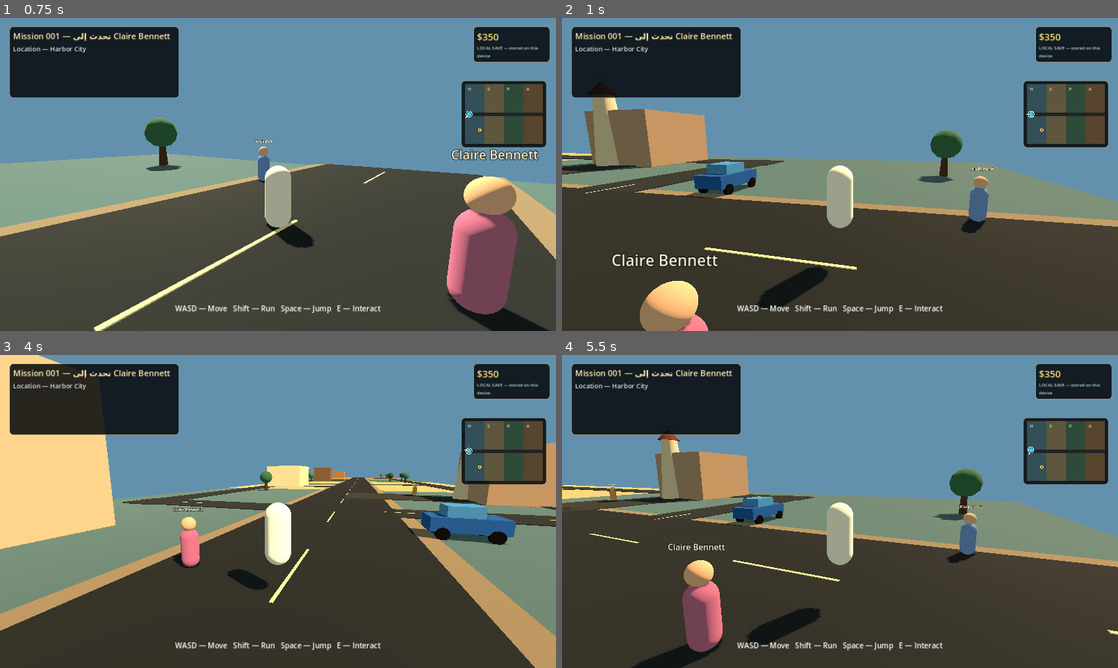
Above: before the commit, frames 1-4 (two rows, left to right).
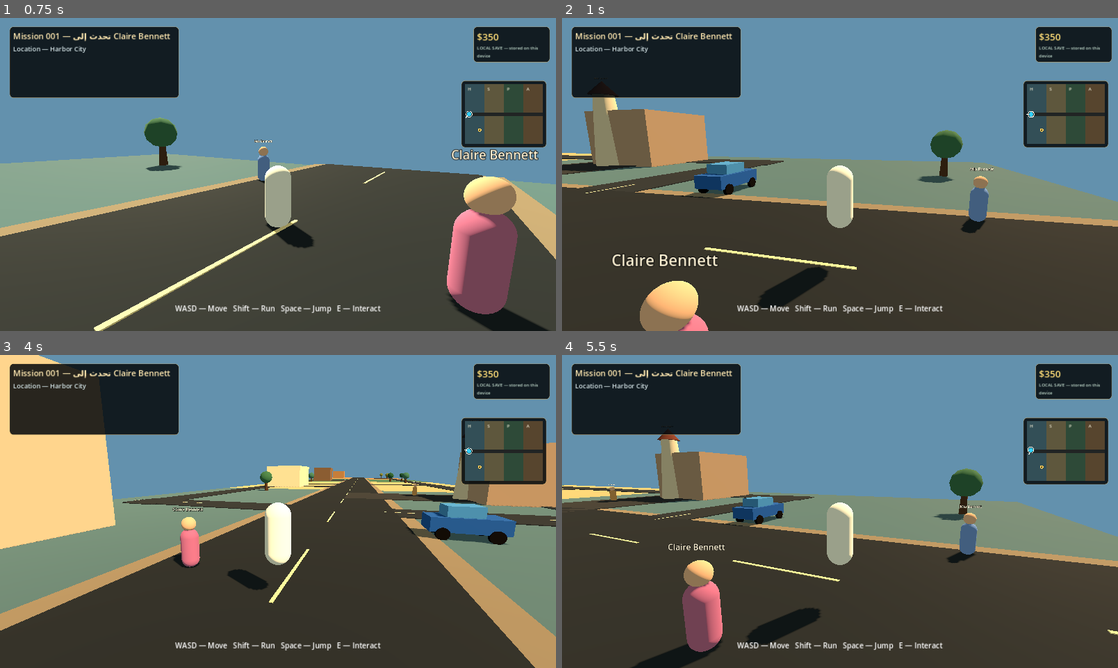
Above: after the commit, the same moments.

Repository: dzdfast-art/GTA-GHIBLI
Game: Godot game, scene res://scenes/main.tscn
The game is run twice, just before and just after one commit, with the same random seed, the same clock (stepped at 60 frames per second) and the same inputs.
Inputs (mouse positions are in pixels of both pictures, inside the frame that each line leads up to):
- Up to frame 1 (0.75 s): tap Enter at 0.5 s; move the mouse to (400, 158) at 0.52 s; hold D (move_right) from 0.53 s (still down); hold E (interact) from 0.53 s (still down); click (400, 158) at 0.67 s
- Up to frame 2 (1 s): keep holding D (move_right); keep holding E (interact); tap Space (jump) at 0.77 s
- Up to frame 3 (4 s): release D (move_right) at 1.25 s; release E (interact) at 1.25 s; drag from (166, 527) to (250, 574) at 1.27 s; tap Space (jump) at 2, 3.77 s; move the mouse to (333, 442) at 2.02 s; hold D (move_right) 2.03-2.75 s; hold Shift (sprint) 2.03-2.75 s; tap E (interact) at 2.3 s; drag from (250, 574) to (111, 464) at 2.77 s; tap Enter at 3.5 s; move the mouse to (444, 558) at 3.52 s; hold A (move_left) from 3.53 s (still down); hold E (interact) from 3.53 s (still down)
- Up to frame 4 (5.5 s): release A (move_left) at 4.25 s; release E (interact) at 4.25 s; drag from (673, 464) to (756, 433) at 4.27 s; tap Space (jump) at 5 s; move the mouse to (867, 511) at 5.02 s; hold S (move_back) from 5.03 s (still down); hold E (interact) from 5.03 s (still down); click (867, 511) at 5.17 s

Frame 1 is identical in both runs. In frame 2, less than 0.1% of the frame differs, in the area x 0-6%, y 46-48%; in frame 3, less than 0.1%; in frame 4, less than 0.1%, in the area x 0-18%, y 44-48%.

Commit message:
Add playable second Harbor Market mission and campaign tests

Diff:
--- /dev/null
+++ b/web-edition/data/missions/mission_002.json
@@ -0,0 +1,39 @@
+{
+  "schema_version": 1,
+  "id": "mission_002",
+  "title": "إشعار السوق",
+  "status": "implemented_first_playable_pass",
+  "story_status": "provisional_original_story",
+  "prerequisites": ["mission_001"],
+  "starting_condition": "Complete Mission 001, then speak to Nora Blake again near the Marsa Al-Noor lighthouse.",
+  "stages": [
+    {
+      "id": "start_at_nora",
+      "interaction": "nora",
+      "objective": "Speak to Nora after Mission 001 to start the next chapter."
+    },
+    {
+      "id": "inspect_noticeboard",
+      "interaction": "market_notice",
+      "objective": "Inspect the Harbor Market shipping noticeboard."
+    },
+    {
+      "id": "return_to_nora",
+      "interaction": "nora",
+      "objective": "Return to Nora near the lighthouse and report what the notice says."
+    },
+    {
+      "id": "complete",
+      "objective": "Receive the $300 reward and continue exploring."
+    }
+  ],
+  "reward": {
+    "currency": 300,
+    "respect": 2
+  },
+  "notes": [
+    "This is a provisional original story proposal and not a final approved chapter outline.",
+    "Mission progression, objective tracking, prerequisite state, reward settlement, GPS target selection and local save restoration are implemented for this first playable pass.",
+    "Dialogue is currently text-only. No Arabic voice performance is claimed."
+  ]
+}
--- a/web-edition/scripts/game_root.gd
+++ b/web-edition/scripts/game_root.gd
@@ -117,6 +117,8 @@
 	_hud.call("update_minimap", _player.global_position, _player.global_rotation.y, _active_waypoint_position, false)
 	_sync_runtime_hud_state()
 	_restore_game_state()
+	_synchronize_campaign_runtime_from_manager()
+	_update_mission_waypoint()
 	_sync_runtime_hud_state()
 	_refresh_save_storage_status()
 	_record_runtime_acceptance()
@@ -158,6 +160,9 @@
 func _connect_gameplay_signals() -> void:
 	_missions.objective_changed.connect(_hud.set_objective)
 	_missions.objective_changed.connect(_on_mission_objective_changed)
+	_missions.mission_step_completed.connect(_on_mission_step_completed)
+	_missions.mission_completed.connect(_on_mission_completed)
+	_missions.progress_reset.connect(_on_mission_progress_reset)
 	_missions.connect("notification_requested", Callable(_hud, "show_notification"))
 	_missions.dialogue_changed.connect(_hud.show_dialogue)
 	_missions.wallet_changed.connect(_hud.set_wallet)
@@ -254,6 +259,9 @@
 	get_runtime_system("mission_prerequisites").call("define", "mission_002", mission_one)
 	get_runtime_system("mission_objectives").call("add_objective", "mission_001_claire_contact", 1)
 	get_runtime_system("mission_objectives").call("add_objective", "mission_001_nora_meeting", 1)
+	get_runtime_system("mission_objectives").call("add_objective", "mission_002_nora_start", 1)
+	get_runtime_system("mission_objectives").call("add_objective", "mission_002_noticeboard", 1)
+	get_runtime_system("mission_objectives").call("add_objective", "mission_002_return_to_nora", 1)
 	get_runtime_system("checkpoint_system").call("set_checkpoints", [Vector3(-114.0, 0.0, 0.0), Vector3(-75.0, 0.0, 11.0)])
 	get_runtime_system("traffic_spawn_budget").call("configure", 24)
 	get_runtime_system("performance_budget").call("configure", "npcs", 40)
@@ -413,15 +421,127 @@
 	return int(get_runtime_system("traffic_spawn_budget").call("despawn", count))
 
 
-func _on_mission_objective_changed(text: String) -> void:
-	if text.contains("قابل Nora") or text.contains("Marsa Al-Noor"):
-		get_runtime_system("mission_objectives").call("add_progress", "mission_001_claire_contact", 1)
-	elif text.contains("مكتملة"):
-		get_runtime_system("mission_objectives").call("add_progress", "mission_001_nora_meeting", 1)
-		get_runtime_system("mission_prerequisites").call("complete", "mission_001")
-		get_runtime_system("mission_rewards").call("settle", "mission_001", 250, 1)
+func _on_mission_objective_changed(_text: String) -> void:
+	_update_mission_waypoint()
 	if not _is_restoring_game_state:
 		_save_game_state(true)
+
+
+func _on_mission_step_completed(mission_id: String, step_id: String) -> void:
+	var objective_id := ""
+	match mission_id:
+		"mission_001":
+			match step_id:
+				"speak_to_claire":
+					objective_id = "mission_001_claire_contact"
+				"meet_nora":
+					objective_id = "mission_001_nora_meeting"
+		"mission_002":
+			match step_id:
+				"start_at_nora":
+					objective_id = "mission_002_nora_start"
+				"inspect_noticeboard":
+					objective_id = "mission_002_noticeboard"
+				"return_to_nora":
+					objective_id = "mission_002_return_to_nora"
+	if objective_id.is_empty():
+		return
+	var objectives: RefCounted = get_runtime_system("mission_objectives")
+	if not bool(objectives.call("add_progress", objective_id, 1)):
+		push_warning("Could not record mission objective progress: %s" % objective_id)
+
+
+func _on_mission_completed(mission_id: String) -> void:
+	var reward_values: Dictionary = {
+		"mission_001": {"cash": 250, "respect": 1},
+		"mission_002": {"cash": 300, "respect": 2}
+	}
+	if not reward_values.has(mission_id):
+		return
+	var prerequisites: RefCounted = get_runtime_system("mission_prerequisites")
+	var completed: Dictionary = prerequisites.get("completed")
+	if not completed.has(mission_id) and not bool(prerequisites.call("complete", mission_id)):
+		push_warning("Mission prerequisite completion was rejected: %s" % mission_id)
+	var rewards: RefCounted = get_runtime_system("mission_rewards")
+	var reward: Dictionary = reward_values[mission_id]
+	if not bool(rewards.call("is_settled", mission_id)):
+		var settlement: Dictionary = rewards.call(
+			"settle", mission_id, int(reward.cash), int(reward.respect)
+		)
+		if not bool(settlement.get("ok", false)):
+			push_warning("Mission reward ledger rejected settlement: %s" % mission_id)
+
+
+func _on_mission_progress_reset() -> void:
+	var objectives: RefCounted = get_runtime_system("mission_objectives")
+	var objective_records: Dictionary = objectives.get("objectives")
+	for objective_id in objective_records:
+		var record: Dictionary = objective_records[objective_id]
+		record["progress"] = 0
+	objectives.set("objectives", objective_records)
+	get_runtime_system("mission_rewards").set("settled", {})
+	get_runtime_system("mission_prerequisites").set("completed", {})
+
+
+func _synchronize_campaign_runtime_from_manager() -> void:
+	if _missions == null:
+		return
+	var stage := int(_missions.get("mission_stage"))
+	var objectives: RefCounted = get_runtime_system("mission_objectives")
+	var prerequisites: RefCounted = get_runtime_system("mission_prerequisites")
+	var completed: Dictionary = prerequisites.get("completed")
+	var rewards: RefCounted = get_runtime_system("mission_rewards")
+	if stage >= 1:
+		objectives.call("add_progress", "mission_001_claire_contact", 1)
+	if stage >= 2:
+		objectives.call("add_progress", "mission_001_nora_meeting", 1)
+		if not completed.has("mission_001"):
+			prerequisites.call("complete", "mission_001")
+		if not bool(rewards.call("is_settled", "mission_001")):
+			rewards.call("settle", "mission_001", 250, 1)
+	if stage >= 3:
+		objectives.call("add_progress", "mission_002_nora_start", 1)
+	if stage >= 4:
+		objectives.call("add_progress", "mission_002_noticeboard", 1)
+	if stage >= 5:
+		objectives.call("add_progress", "mission_002_return_to_nora", 1)
+		completed = prerequisites.get("completed")
+		if not completed.has("mission_002"):
+			prerequisites.call("complete", "mission_002")
+		if not bool(rewards.call("is_settled", "mission_002")):
+			rewards.call("settle", "mission_002", 300, 2)
+
+
+func _update_mission_waypoint() -> void:
+	if _missions == null or _player == null or _hud == null:
+		return
+	var stage := int(_missions.get("mission_stage"))
+	var target_id := ""
+	if stage == 1 or stage == 2 or stage == 4:
+		target_id = "nora_blake"
+	elif stage == 3:
+		target_id = "harbor_market_noticeboard"
+	if target_id.is_empty():
+		if _active_waypoint_id == "nora_blake" or _active_waypoint_id == "harbor_market_noticeboard":
+			_active_waypoint_id = ""
+			_active_waypoint_name = ""
+			_active_waypoint_position = Vector3.ZERO
+			_active_route = {}
+			_hud.call("set_navigation_route", {})
+			_hud.call("set_waypoint_status", "", 0.0, false)
+			_hud.call("set_navigation_guidance", "Mission complete — explore the world")
+		return
+	if _active_waypoint_id == target_id:
+		return
+	for point in _points_of_interest:
+		if str(point.get("id", "")) != target_id:
+			continue
+		_active_waypoint_id = target_id
+		_active_waypoint_name = str(point.get("name", target_id))
+		_active_waypoint_position = point.get("position", Vector3.ZERO)
+		_arrival_notified = false
+		_update_navigation_route()
+		return
 
 
 func _on_wallet_changed(amount: int) -> void:
--- a/web-edition/scripts/systems/mission_manager.gd
+++ b/web-edition/scripts/systems/mission_manager.gd
@@ -5,8 +5,12 @@
 signal notification_requested(text: String)
 signal dialogue_changed(speaker: String, line: String)
 signal wallet_changed(amount: int)
+signal mission_step_completed(mission_id: String, objective_id: String)
+signal mission_completed(mission_id: String)
+signal progress_reset
 
 const SAVE_PATH := "user://gta_ghibli_web_save.cfg"
+const MAX_MISSION_STAGE := 5
 
 var mission_stage: int = 0
 var wallet: int = 350
@@ -22,8 +26,14 @@
 			return "Mission 001 — تحدث إلى Claire Bennett"
 		1:
 			return "Mission 001 — قابل Nora قرب Marsa Al-Noor"
+		2:
+			return "Mission 001 مكتملة — تحدث إلى Nora لبدء المهمة 002"
+		3:
+			return "Mission 002 — افحص لوحة إعلانات Harbor Market"
+		4:
+			return "Mission 002 — عُد إلى Nora عند المنارة"
 		_:
-			return "Mission 001 مكتملة — استكشف المناطق الأربع"
+			return "Mission 002 مكتملة — استكشف المناطق الأربع"
 
 
 func get_wallet() -> int:
@@ -35,6 +45,7 @@
 		"claire":
 			if mission_stage == 0:
 				mission_stage = 1
+				mission_step_completed.emit("mission_001", "speak_to_claire")
 				dialogue_changed.emit(
 					"Claire Bennett",
 					"ليو، وصلت رسالة من نورا. ابحث عنها قرب منارة Marsa Al-Noor."
@@ -45,21 +56,64 @@
 			else:
 				dialogue_changed.emit("Claire Bennett", "انتبه لنفسك يا ليو.")
 		"nora":
-			if mission_stage == 1:
-				mission_stage = 2
-				wallet += 250
+			match mission_stage:
+				0:
+					notification_requested.emit("تحدث إلى Claire أولاً لمعرفة وجهتك.")
+				1:
+					mission_stage = 2
+					wallet += 250
+					mission_step_completed.emit("mission_001", "meet_nora")
+					mission_completed.emit("mission_001")
+					dialogue_changed.emit(
+						"Nora Blake",
+						"كنت أنتظرك. وصلت إلى المكان الصحيح؛ هذه بداية ما نحتاج إلى اكتشافه."
+					)
+					objective_changed.emit(get_objective())
+					wallet_changed.emit(wallet)
+					notification_requested.emit("اكتملت المهمة الافتتاحية — مكافأة $250")
+					_save_game()
+				2:
+					mission_stage = 3
+					mission_step_completed.emit("mission_002", "start_at_nora")
+					dialogue_changed.emit(
+						"Nora Blake",
+						"قبل أن نتابع، افحص إشعار الشحن المثبّت على لوحة سوق المرسى ثم عُد إليّ."
+					)
+					objective_changed.emit(get_objective())
+					notification_requested.emit("بدأت المهمة 002: إشعار السوق")
+					_save_game()
+				3:
+					notification_requested.emit("افحص لوحة إعلانات Harbor Market أولاً.")
+				4:
+					mission_stage = 5
+					wallet += 300
+					mission_step_completed.emit("mission_002", "return_to_nora")
+					mission_completed.emit("mission_002")
+					dialogue_changed.emit(
+						"Nora Blake",
+						"هذا يكفي للبدء في تتبّع الشحنة. أحسنت يا ليو؛ سنكمل التحقيق لاحقاً."
+					)
+					objective_changed.emit(get_objective())
+					wallet_changed.emit(wallet)
+					notification_requested.emit("اكتملت المهمة 002 — مكافأة $300")
+					_save_game()
+				_:
+					dialogue_changed.emit("Nora Blake", "شكراً لعودتك. سنلتقي مجدداً في الفصل التالي.")
+		"market_notice":
+			if mission_stage == 3:
+				mission_stage = 4
+				mission_step_completed.emit("mission_002", "inspect_noticeboard")
 				dialogue_changed.emit(
-					"Nora Blake",
-					"كنت أنتظرك. وصلت إلى المكان الصحيح؛ هذه بداية ما نحتاج إلى اكتشافه."
+					"Harbor Market",
+					"الإشعار يطلب مطابقة سجل الشحنة مع نورا. عُد إليها عند المنارة."
 				)
 				objective_changed.emit(get_objective())
-				wallet_changed.emit(wallet)
-				notification_requested.emit("اكتملت المهمة الافتتاحية — مكافأة $250")
+				notification_requested.emit("تم فحص إشعار السوق — عُد إلى Nora")
 				_save_game()
-			elif mission_stage == 0:
-				notification_requested.emit("تحدث إلى Claire أولاً لمعرفة وجهتك.")
+			elif mission_stage < 3:
+				notification_requested.emit("تحدث إلى Nora أولاً لمعرفة ما يجب فحصه.")
 			else:
-				dialogue_changed.emit("Nora Blake", "سنلتقي مجدداً في الفصل التالي.")
+				notification_requested.emit("لا يوجد إشعار جديد لفحصه الآن.")
 		"mia":
 			dialogue_changed.emit("Mia Bennett", "لا تنسَ أن تستكشف المدينة قبل أن تغادرها.")
 		_:
@@ -69,6 +123,7 @@
 func reset_progress() -> void:
 	mission_stage = 0
 	wallet = 350
+	progress_reset.emit()
 	_save_game()
 	objective_changed.emit(get_objective())
 	wallet_changed.emit(wallet)
@@ -78,7 +133,11 @@
 	var config := ConfigFile.new()
 	if config.load(SAVE_PATH) != OK:
 		return
-	mission_stage = clampi(int(config.get_value("progress", "mission_stage", 0)), 0, 2)
+	mission_stage = clampi(
+		int(config.get_value("progress", "mission_stage", 0)),
+		0,
+		MAX_MISSION_STAGE
+	)
 	wallet = maxi(int(config.get_value("progress", "wallet", 350)), 0)
 
 
--- a/web-edition/scripts/world/world_builder.gd
+++ b/web-edition/scripts/world/world_builder.gd
@@ -23,6 +23,7 @@
 	_create_street_grid()
 	_create_landmarks()
 	_create_characters()
+	_create_market_noticeboard()
 	_create_starting_vehicle()
 
 
@@ -46,6 +47,13 @@
 			"region": "Harbor City",
 			"category": "shop",
 			"position": Vector3(-81.0, 0.0, 21.0)
+		},
+		{
+			"id": "harbor_market_noticeboard",
+			"name": "Harbor Market Noticeboard",
+			"region": "Harbor City",
+			"category": "mission",
+			"position": Vector3(-74.8, 0.0, 19.0)
 		},
 		{
 			"id": "nora_blake",
@@ -458,6 +466,57 @@
 	actor.add_child(title)
 
 
+func _create_market_noticeboard() -> void:
+	var board := INTERACTABLE_SCRIPT.new() as Node3D
+	board.name = "HarborMarketNoticeboard"
+	board.set("action_id", "market_notice")
+	board.set("display_name", "Harbor Market noticeboard")
+	board.set("interaction_text", "E — Inspect noticeboard")
+	board.position = Vector3(-74.8, 0.0, 19.0)
+	add_child(board)
+
+	var frame := MeshInstance3D.new()
+	var frame_mesh := BoxMesh.new()
+	frame_mesh.size = Vector3(1.75, 1.55, 0.16)
+	frame.mesh = frame_mesh
+	frame.position = Vector3(0.0, 1.15, 0.0)
+	frame.material_override = _make_material(Color(0.24, 0.16, 0.11))
+	board.add_child(frame)
+
+	var notice_panel := MeshInstance3D.new()
+	var panel_mesh := BoxMesh.new()
+	panel_mesh.size = Vector3(1.48, 1.28, 0.055)
+	notice_panel.mesh = panel_mesh
+	notice_panel.position = Vector3(0.0, 1.15, -0.11)
+	notice_panel.material_override = _make_material(Color(0.82, 0.73, 0.54))
+	board.add_child(notice_panel)
+
+	for post_x in [-0.58, 0.58]:
+		var post := MeshInstance3D.new()
+		var post_mesh := BoxMesh.new()
+		post_mesh.size = Vector3(0.13, 1.0, 0.13)
+		post.mesh = post_mesh
+		post.position = Vector3(post_x, 0.5, 0.0)
+		post.material_override = _make_material(Color(0.31, 0.21, 0.14))
+		board.add_child(post)
+
+	var heading := Label3D.new()
+	heading.text = "HARBOR MARKET"
+	heading.position = Vector3(0.0, 1.48, -0.15)
+	heading.font_size = 20
+	heading.outline_size = 3
+	heading.modulate = Color(0.20, 0.16, 0.12)
+	board.add_child(heading)
+
+	var notice := Label3D.new()
+	notice.text = "SHIPPING NOTICE\nCHECK WITH NORA"
+	notice.position = Vector3(0.0, 0.95, -0.15)
+	notice.font_size = 15
+	notice.outline_size = 2
+	notice.modulate = Color(0.25, 0.20, 0.14)
+	board.add_child(notice)
+
+
 func _create_starting_vehicle() -> void:
 	var car := CAR_SCRIPT.new() as CharacterBody3D
 	car.name = "HarborSedan"
--- a/web-edition/tests/game_root_runtime_systems_test.gd
+++ b/web-edition/tests/game_root_runtime_systems_test.gd
@@ -29,8 +29,8 @@
 		return
 
 	var markers: Array = game.call("get_runtime_system", "map_marker_manager").call("get_markers")
-	if markers.size() != 6:
-		_fail("World points of interest were not registered in the runtime marker manager.")
+	if markers.size() != 7:
+		_fail("The original points of interest and Harbor Market mission noticeboard were not registered in the runtime marker manager.")
 		return
 	if str(game.call("get_runtime_system", "region_registry").call("find_region", Vector2(-114.0, 0.0))) != "harbor_city":
 		_fail("The active world region was not registered with the runtime region service.")
--- /dev/null
+++ b/web-edition/tests/mission_campaign_test.gd
@@ -0,0 +1,81 @@
+extends SceneTree
+
+
+func _initialize() -> void:
+	call_deferred("_run")
+
+
+func _run() -> void:
+	var manager_script := load("res://scripts/systems/mission_manager.gd")
+	if manager_script == null:
+		_fail("Mission manager script could not be loaded.")
+		return
+	var manager: Node = manager_script.new()
+	root.add_child(manager)
+	await process_frame
+	manager.call("reset_progress")
+
+	var completed_steps: Array[String] = []
+	manager.mission_step_completed.connect(
+		func(mission_id: String, objective_id: String) -> void:
+			completed_steps.append("%s:%s" % [mission_id, objective_id])
+	)
+
+	manager.call("handle_interaction", "nora")
+	if int(manager.get("mission_stage")) != 0:
+		_fail("Nora incorrectly bypassed the Claire prerequisite for Mission 001.")
+		return
+	manager.call("handle_interaction", "claire")
+	if int(manager.get("mission_stage")) != 1:
+		_fail("Claire did not advance Mission 001 to its second stage.")
+		return
+	manager.call("handle_interaction", "nora")
+	if int(manager.get("mission_stage")) != 2 or int(manager.call("get_wallet")) != 600:
+		_fail("Mission 001 did not complete with the expected $250 reward.")
+		return
+	manager.call("handle_interaction", "nora")
+	if int(manager.get("mission_stage")) != 3:
+		_fail("Nora did not activate Mission 002 after Mission 001.")
+		return
+	manager.call("handle_interaction", "market_notice")
+	if int(manager.get("mission_stage")) != 4:
+		_fail("The market noticeboard did not advance Mission 002.")
+		return
+	manager.call("handle_interaction", "nora")
+	if int(manager.get("mission_stage")) != 5 or int(manager.call("get_wallet")) != 900:
+		_fail("Mission 002 did not complete with the expected $300 reward.")
+		return
+	manager.call("handle_interaction", "nora")
+	if int(manager.call("get_wallet")) != 900:
+		_fail("A repeated post-completion Nora interaction duplicated a mission reward.")
+		return
+
+	var expected_steps: Array[String] = [
+		"mission_001:speak_to_claire",
+		"mission_001:meet_nora",
+		"mission_002:start_at_nora",
+		"mission_002:inspect_noticeboard",
+		"mission_002:return_to_nora"
+	]
+	if completed_steps != expected_steps:
+		_fail("Mission step completion signals were incomplete or out of order: " + str(completed_steps))
+		return
+
+	var restored: Node = manager_script.new()
+	root.add_child(restored)
+	await process_frame
+	if int(restored.get("mission_stage")) != 5 or int(restored.call("get_wallet")) != 900:
+		_fail("The complete two-mission campaign did not restore from the local save.")
+		return
+
+	manager.call("reset_progress")
+	restored.queue_free()
+	manager.queue_free()
+	await process_frame
+	print("PASS: the original two-mission campaign enforces stage order, emits objective steps, saves and pays each reward once.")
+	quit(0)
+
+
+func _fail(message: String) -> void:
+	push_error("FAIL: " + message)
+	quit(1)
--- a/web-edition/tests/web_foundation_test.gd
+++ b/web-edition/tests/web_foundation_test.gd
@@ -397,17 +397,55 @@
 		_fail("Mission 001 reward was not added.")
 		return
 
+	var prerequisites: RefCounted = game.call("get_runtime_system", "mission_prerequisites")
+	var rewards: RefCounted = game.call("get_runtime_system", "mission_rewards")
+	var objectives: RefCounted = game.call("get_runtime_system", "mission_objectives")
+	if not bool(prerequisites.call("is_available", "mission_002")):
+		_fail("Mission 002 did not unlock after Mission 001 completion.")
+		return
+	if not bool(rewards.call("is_settled", "mission_001")) or int(rewards.call("get_reward", "mission_001").get("cash", 0)) != 250:
+		_fail("Mission 001 reward settlement was not recorded exactly once.")
+		return
+	if not bool(objectives.call("is_complete", "mission_001_claire_contact")) or not bool(objectives.call("is_complete", "mission_001_nora_meeting")):
+		_fail("Mission 001 objective progress was not recorded.")
+		return
+
 	nora.call("activate")
-	if int(missions.call("get_wallet")) != 600:
-		_fail("Mission 001 reward was not idempotent.")
+	if int(missions.get("mission_stage")) != 3 or str(game.get("_active_waypoint_id")) != "harbor_market_noticeboard":
+		_fail("Nora did not start Mission 002 and route the player to the market noticeboard.")
+		return
+	var market_noticeboard := world.get_node_or_null("HarborMarketNoticeboard")
+	if market_noticeboard == null:
+		_fail("The Harbor Market noticeboard interaction is missing from the world.")
+		return
+	market_noticeboard.call("activate")
+	if int(missions.get("mission_stage")) != 4 or str(game.get("_active_waypoint_id")) != "nora_blake":
+		_fail("Inspecting the market noticeboard did not advance Mission 002 and route back to Nora.")
+		return
+	nora.call("activate")
+	if int(missions.get("mission_stage")) != 5 or int(missions.call("get_wallet")) != 900:
+		_fail("Returning to Nora did not complete Mission 002 and grant its $300 reward.")
+		return
+	nora.call("activate")
+	if int(missions.call("get_wallet")) != 900:
+		_fail("Mission 002 reward was not idempotent after campaign completion.")
+		return
+	if not bool(objectives.call("is_complete", "mission_002_nora_start")) or not bool(objectives.call("is_complete", "mission_002_noticeboard")) or not bool(objectives.call("is_complete", "mission_002_return_to_nora")):
+		_fail("Mission 002 objective progress was not recorded.")
+		return
+	if not bool(rewards.call("is_settled", "mission_002")) or int(rewards.call("get_reward", "mission_002").get("cash", 0)) != 300:
+		_fail("Mission 002 reward settlement was not recorded.")
+		return
+	if bool(prerequisites.call("is_available", "mission_002")):
+		_fail("Completed Mission 002 remained available.")
 		return
 
 	var autosave_manager: RefCounted = load("res://scripts/world/save_slot_manager.gd").new()
 	var autosave_record: Dictionary = autosave_manager.call("load_slot", "autosave")
 	var autosave_payload: Dictionary = autosave_record.get("payload", {})
 	var autosave_missions: Dictionary = autosave_payload.get("missions", {})
-	if int(autosave_payload.get("schema_version", 0)) != 1 or int(autosave_missions.get("stage", -1)) != 2 or int(autosave_missions.get("wallet", -1)) != 600:
-		_fail("The game root did not persist Mission 001 stage and wallet in its versioned live-game autosave slot.")
+	if int(autosave_payload.get("schema_version", 0)) != 1 or int(autosave_missions.get("stage", -1)) != 5 or int(autosave_missions.get("wallet", -1)) != 900:
+		_fail("The game root did not persist Mission 002 stage and wallet in its versioned live-game autosave slot.")
 		return
 
 	var pause_save_position: Vector3 = player.global_position + Vector3(1.25, 0.0, 0.75)
@@ -433,10 +471,10 @@
 	var restored_manager: Node = load("res://scripts/systems/mission_manager.gd").new()
 	root.add_child(restored_manager)
 	await process_frame
-	if int(restored_manager.get("mission_stage")) != 2:
-		_fail("Mission 001 progress was not restored by a new manager instance.")
-		return
-	if int(restored_manager.call("get_wallet")) != 600:
+	if int(restored_manager.get("mission_stage")) != 5:
+		_fail("Mission 002 progress was not restored by a new manager instance.")
+		return
+	if int(restored_manager.call("get_wallet")) != 900:
 		_fail("The wallet balance was not restored by a new manager instance.")
 		return
 
@@ -457,8 +495,10 @@
 	print("PASS: malformed junction restrictions referencing unknown roads are rejected.")
 	print("PASS: keyboard movement moves the player.")
 	print("PASS: nearby E interaction enters the starter sedan; driving and E exit work.")
-	print("PASS: Claire and Nora world interactions complete Mission 001 and grant $250 once.")
-	print("PASS: Mission 001 stage and $600 wallet restore through a new manager instance.")
+	print("PASS: Claire and Nora complete Mission 001; its $250 reward and prerequisite are recorded.")
+	print("PASS: Nora, the Harbor Market noticeboard and Nora complete Mission 002 with a $300 one-time reward.")
+	print("PASS: both mission objective sets, reward ledgers and prerequisite state are integrated.")
+	print("PASS: Mission 002 stage and $900 wallet restore through a new manager instance.")
 	print("PASS: game-root wallet changes persist the mission stage and balance in a durable autosave slot.")
 	print("PASS: application-pause notification immediately flushes the latest player position.")
 	print("NOTE: this is foundation regression coverage, not full-game acceptance.")
Not shown, changed: docs/OWNERSHIP_AND_ASSET_REGISTER.md
Not shown, changed: docs/WEB_EDITION_MASTER_SPEC.md
